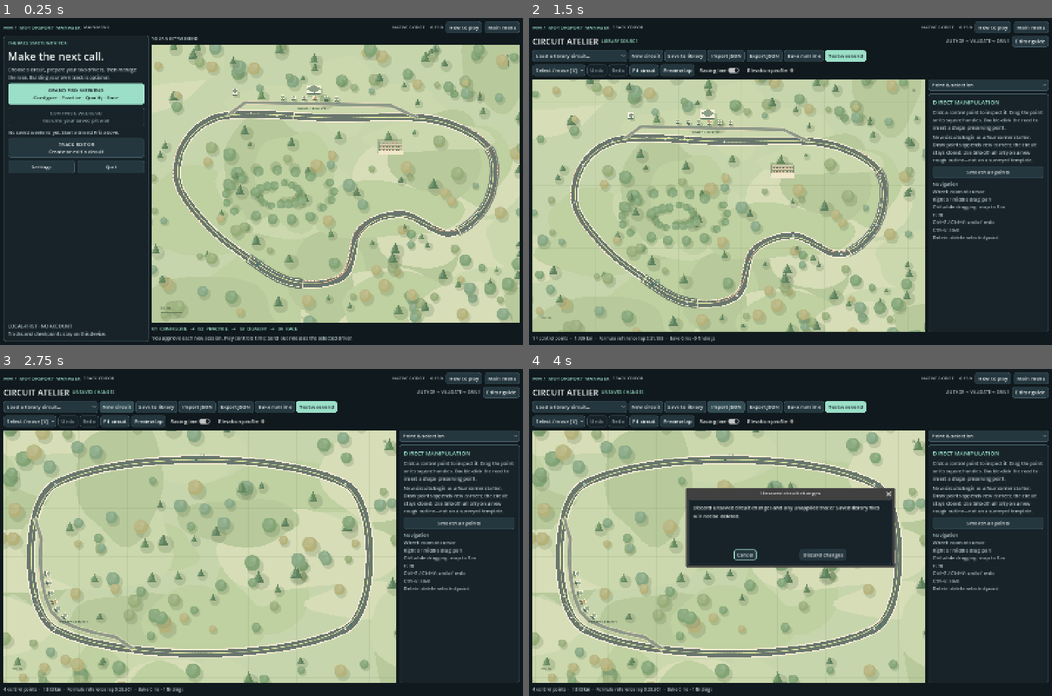
Above: before the commit, frames 1-4 (two rows, left to right).
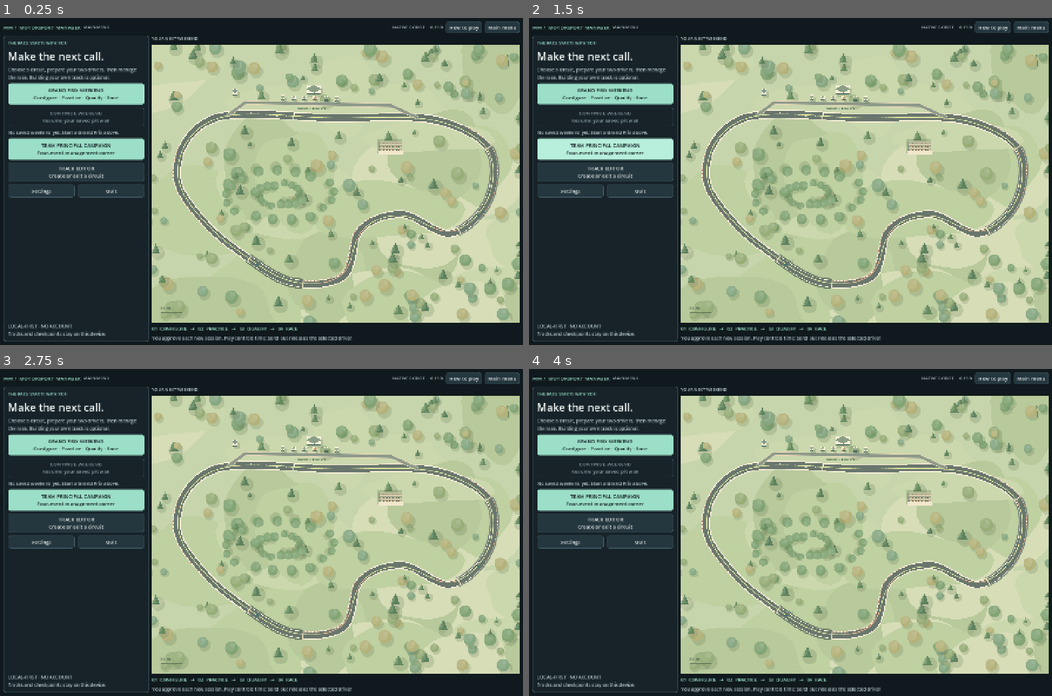
Above: after the commit, the same moments.

Repository: Luis85/motorsport-manager
Game: Godot game, scene res://scenes/main.tscn
The game is run twice, just before and just after one commit, with the same random seed, the same clock (stepped at 60 frames per second) and the same inputs.
Inputs (mouse positions are in pixels of both pictures, inside the frame that each line leads up to):
- Up to frame 1 (0.25 s): no input
- Up to frame 2 (1.5 s): click (607, 148) at 0.5 s, where only the run after the commit has a clickable "TEAM PRINCIPAL CAMPAIGN Four-…"; click (607, 148) at 1.25 s, where only the run after the commit has a clickable "TEAM PRINCIPAL CAMPAIGN Four-…"
- Up to frame 3 (2.75 s): click (115, 408) at 2 s, where only the run before the commit has a clickable "New circuit"
- Up to frame 4 (4 s): click (644, 408) at 2.75 s, where only the run before the commit has a clickable "New circuit"; click (727, 408) at 3.5 s, where only the run before the commit has a clickable "Import JSON"

The runs differ from the first frame. In frame 1, 2.4% of the frame differs, in the area x 1-28%, y 36-55%; in frame 2, 65%; in frame 3, 64%; in frame 4, 70%, in the area x 0-100%, y 2-99%.
Error after the commit: Invalid access to property or key 'campaign' on a base object of type 'Dictionary'. (res://scripts/composition/main.gd:68)

Commit message:
feat: add campaign entry to main menu

Diff:
--- a/scripts/ui/main_menu.gd
+++ b/scripts/ui/main_menu.gd
@@ -36,6 +36,11 @@
 	continue_button.tooltip_text = "Resume your checkpoint, including the final classification." if not continue_button.disabled else "No saved weekend yet. Start a Grand Prix to create one."
 	if continue_button.disabled:
 		menu.add_child(UI.paragraph("No saved weekend yet. Start a Grand Prix above."))
+	var campaign_label = "CONTINUE TEAM PRINCIPAL CAMPAIGN\nDirector's Desk · Championship · Team"
+	if not data.get("can_continue_campaign", false):
+		campaign_label = "TEAM PRINCIPAL CAMPAIGN\nFour-event management career"
+	var campaign_button = _action(menu, campaign_label, "campaign", true)
+	campaign_button.custom_minimum_size.y = 58
 	var editor_button = _action(menu, "TRACK EDITOR\nCreate or edit a circuit", "editor")
 	editor_button.custom_minimum_size.y = 52
 	if preferences.get("pitwall_layout", "minimal") != "minimal":
